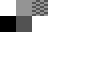
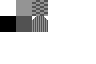
Layered file, before and after one edit (96 x 64). Changes by layer:
painted on "a" over [32,16,48,32]
